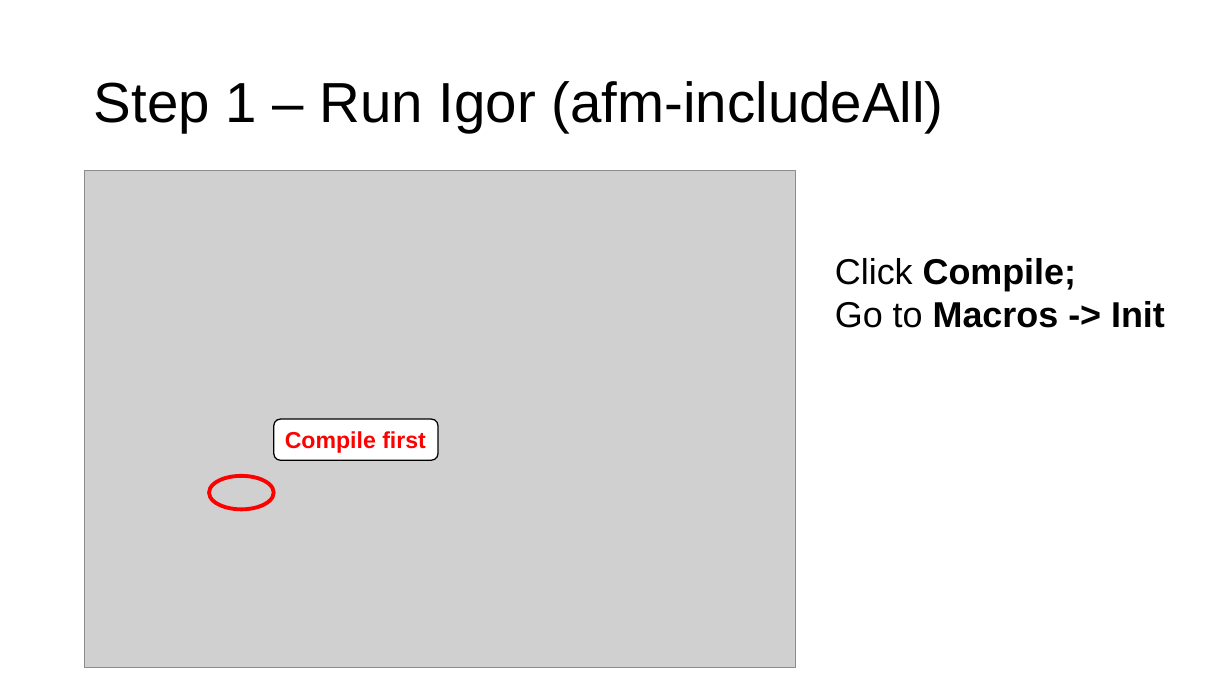
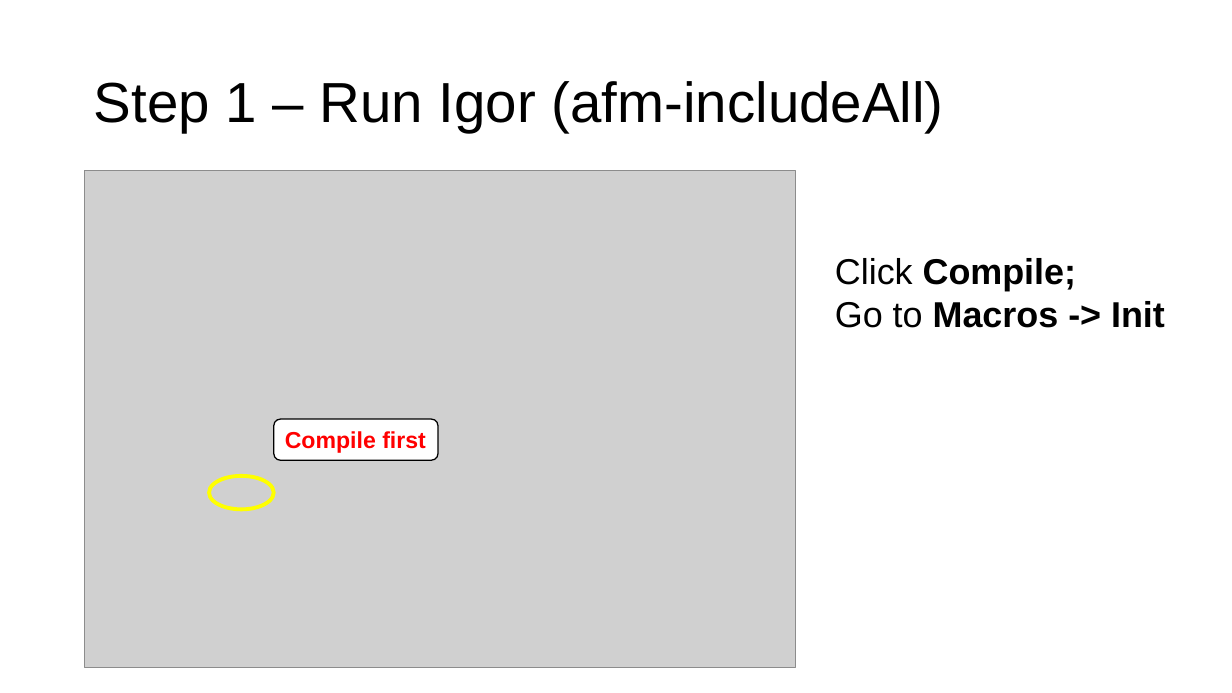
Before and after one commit to weizh888/DataAnalysisBioMechanicsLab, a slide deck: slide 4 of Manual - AFM (home-build).pptx. Drawn at 1232x693 pixels with LibreOffice and Linux fonts; fonts in the diff are those of the drawing; grey boxes stand for pictures. Boxes give left, top, right and bottom in pixels: in the first picture for what was removed or moved away, otherwise in the second. Text is boxed around its words. In the diff, an @@ line names an element or a change of style, - is before the commit and + after.

```diff
--- a/Manual - AFM (home-build).pptx
+++ b/Manual - AFM (home-build).pptx
@@ ellipse at [209, 476, 274, 509]: outline #FF0000 3 pt to #FFFF00 3 pt @@
```
Also in this commit, not shown: 3 other slides changed, 11 slides added.
